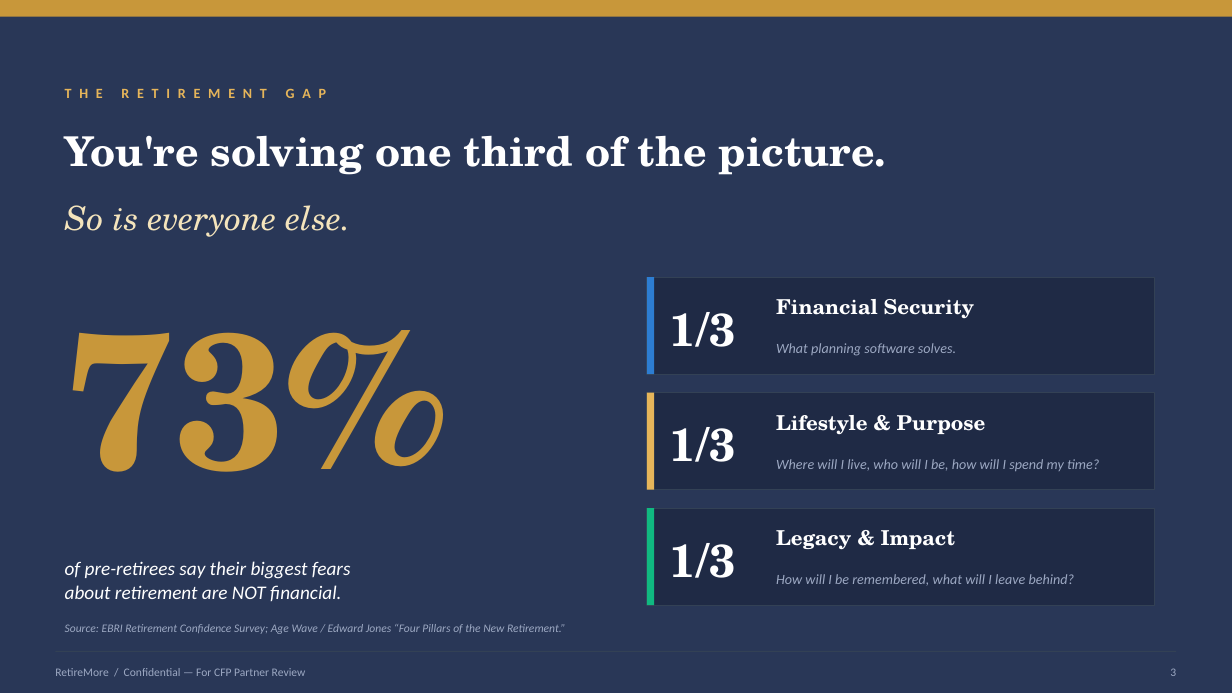
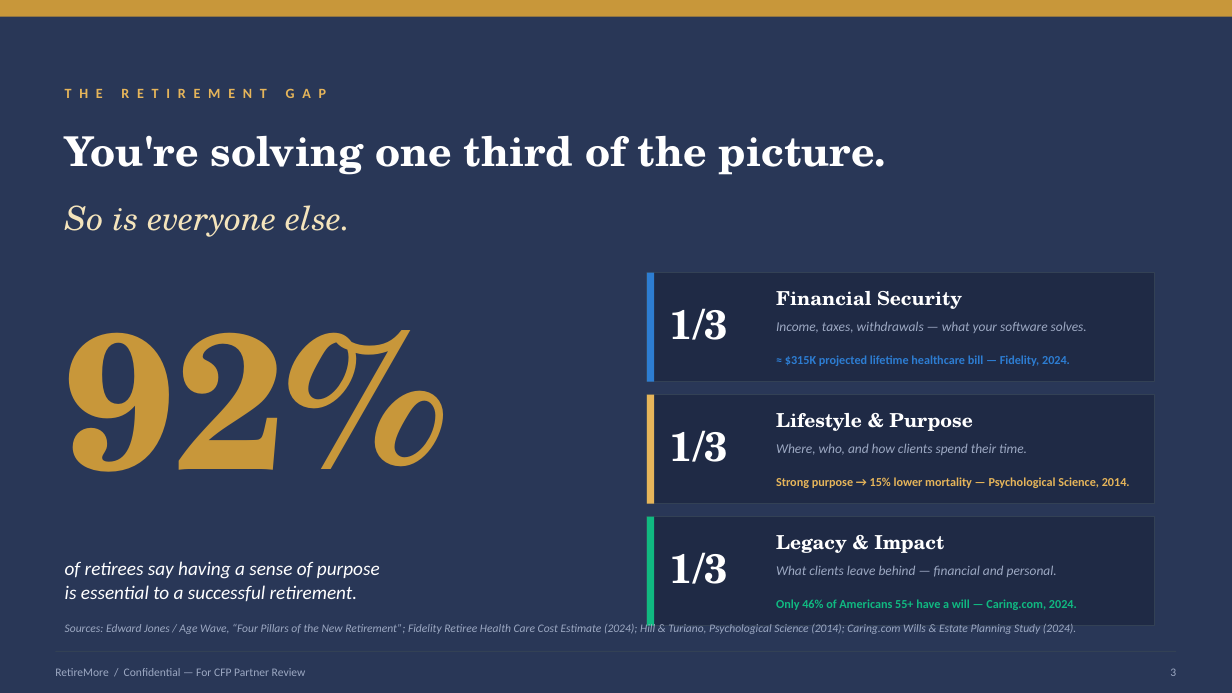
Before and after one commit to eappell/RetireMore-Marketing, a slide deck: slide 3 of decks/RetireMore-CFP-Pitch-Deck.pptx. Drawn at 1232x693 pixels with LibreOffice and Linux fonts; fonts in the diff are those of the drawing. Boxes give left, top, right and bottom in pixels: in the first picture for what was removed or moved away, otherwise in the second. Text is boxed around its words. In the diff, an @@ line names an element or a change of style, - is before the commit and + after.

```diff
--- a/decks/RetireMore-CFP-Pitch-Deck.pptx
+++ b/decks/RetireMore-CFP-Pitch-Deck.pptx
@@ rectangle: place and size @@
-rectangle at [647, 277, 1155, 374]
+rectangle at [647, 273, 1155, 382]
@@ rectangle: place and size @@
-rectangle at [647, 277, 654, 374]
+rectangle at [647, 273, 654, 382]
@@ size 16 to 15 pt in 3 elements at [776, 413, 972, 431], [776, 535, 944, 553], [776, 291, 962, 309] @@
@@ text at [776, 321, 1087, 333]: text changed; size 11 to 10.5 pt @@
-What planning software solves.
+Income, taxes, withdrawals — what your software solves.
@@ text at [65, 330, 446, 472]: text changed @@
-73%
+92%
@@ text added at [785, 355, 1070, 366], 9.5 pt, text #2D7DD2, bold @@
+≈ $315K projected lifetime healthcare bill — Fidelity, 2024.
@@ rectangle: place and size @@
-rectangle at [647, 393, 1155, 490]
+rectangle at [647, 395, 1155, 504]
@@ rectangle: place and size @@
-rectangle at [647, 393, 654, 490]
+rectangle at [647, 395, 654, 504]
@@ text at [776, 443, 1027, 455]: text changed; size 11 to 10.5 pt @@
-Where will I live, who will I be, how will I spend my time?
+Where, who, and how clients spend their time.
@@ text added at [776, 477, 1130, 488], 9.5 pt, text #E6B55A, bold @@
+Strong purpose → 15% lower mortality — Psychological Science, 2014.
@@ rectangle: place and size @@
-rectangle at [647, 508, 1155, 605]
+rectangle at [647, 517, 1155, 626]
@@ rectangle: place and size @@
-rectangle at [647, 508, 654, 605]
+rectangle at [647, 517, 654, 626]
@@ size 36 to 32 pt in 3 elements at [670, 430, 729, 462], [670, 308, 729, 340], [670, 552, 729, 584] @@
@@ text "1/3": place and size @@
-text "1/3" at [670, 543, 736, 578]
+text "1/3" at [670, 552, 729, 584]
@@ text at [65, 561, 380, 601]: text changed @@
-of pre-retirees say their biggest fears
-about retirement are NOT financial.
+of retirees say having a sense of purpose
+is essential to a successful retirement.
@@ text at [776, 565, 1057, 577]: text changed; size 11 to 10.5 pt @@
-How will I be remembered, what will I leave behind?
+What clients leave behind — financial and personal.
@@ text added at [776, 599, 1077, 610], 9.5 pt, text #10B981, bold @@
+Only 46% of Americans 55+ have a will — Caring.com, 2024.
@@ text at [65, 623, 1076, 634]: text changed @@
-Source: EBRI Retirement Confidence Survey; Age Wave / Edward Jones “Four Pillars of the New Retirement.”
+Sources: Edward Jones / Age Wave, “Four Pillars of the New Retirement”; Fidelity Retiree Health Care Cost Estimate (2024); Hill & Turiano, Psychological Science (2014); Caring.com Wills & Estate Planning Study (2024).
```
Also in this commit, not shown: 3 other slides changed, 1 slide added, 1 slide removed, 4 other files.
